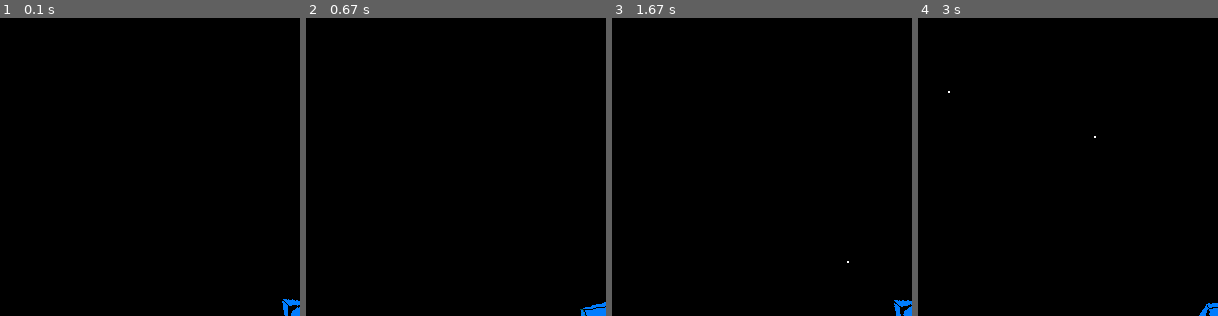
Above: before the commit, frames 1-4 (left to right).
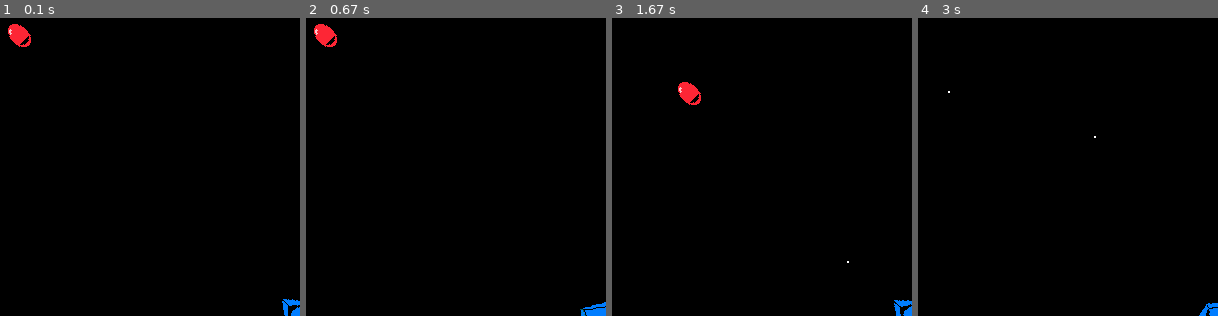
Above: after the commit, the same moments.

Repository: pathunstrom/Pygotham-Pygame
Game: pygame game, started from sample/main.py
Two runs of this game, one before a commit and one after it. Both use one fixed random seed, a clock stepped at 60 frames per second and the inputs below. The source is Python 2; it was converted automatically to run under Python 3.
Inputs (mouse positions are % of the whole screen's width and height, from its top left):
- Up to frame 1 (0.1 s): no input
- Up to frame 2 (0.67 s): click (82, 47) at 0.38 s
- Up to frame 3 (1.67 s): click (60, 72) at 0.72 s; click (86, 85) at 1.05 s; click (26, 30) at 1.38 s
- Up to frame 4 (3 s): click (50, 62) at 1.72 s; click (36, 29) at 2.05 s; click (85, 76) at 2.38 s; click (18, 60) at 2.72 s
The pictures show only the part of the screen within x 0-50%, y 0-50%; the shares and areas given below are measured in that part.

The runs differ from the first frame. In frame 1, 0.4% of the frame differs, in the area x 2-11%, y 2-10%; in frame 2, 0.4%; in frame 3, 0.4%; in frame 4, nothing differs.

Commit message:
Added information to slides. Added Enemy example. Added image to slides.

Diff:
--- a/sample/main.py
+++ b/sample/main.py
@@ -13,7 +13,9 @@
     player = pygame.sprite.GroupSingle()
     player_shots = pygame.sprite.Group()
     baddies = pygame.sprite.Group()
+
     sprite.Player(display_area, pygame.K_w, player)
+    sprite.Enemy((20, 20), player.sprite, display_area, baddies)
     display.blit(sprite.player_image, (0, 0))
 
     def stop():
@@ -31,11 +33,13 @@
                 player.sprite.fire(player_shots, baddies)
         player.update(time)
         player_shots.update(time)
+        baddies.update(time)
 
         # Draw
         display.fill((0, 0, 0))
         player.draw(display)
         player_shots.draw(display)
+        baddies.draw(display)
 
         pygame.display.update()
 
--- a/sample/sprite.py
+++ b/sample/sprite.py
@@ -10,6 +10,7 @@
 player_image = image.load("images/player_ship.png")
 enemy_image = image.load("images/enemy_ship.png")
 
+ENEMY_FOCUS = .25
 
 def init(display):
     player_image.convert(display)
@@ -79,22 +80,65 @@
                player_shots)
 
 
-
-
-
 class Enemy(sprite.Sprite):
 
-    def __init__(self, spawnpoint, player, *groups):
+    def __init__(self, spawnpoint, player, area, *groups):
         super(Enemy, self).__init__(*groups)
         self.image = enemy_image.copy()
         self.rect = self.image.get_rect()
         self.player = player
+        self.area = area
         self.x, self.y = spawnpoint
-        self.facing = 0, 1
-        self.velocity = 0, 0
+        self.target = area.center
+        self.rect.center = int(self.x), int(self.y)
+        target = self.target[0] - self.x, self.target[1] - self.y
+        length = math.hypot(*target)
+        self.velocity = target[0] / length * 10.0, target[1] / length * 10.0
+        self.focus = ENEMY_FOCUS
+        self.accel = 100
 
     def update(self, time):
-        pass
+        # Move
+        old_position = self.x, self.y
+        self.x += self.velocity[0] * time
+        self.y += self.velocity[1] * time
+        facing = self.x - old_position[0], self.y - old_position[1]
+        self.image = pygame.transform.rotate(enemy_image, math.degrees(math.atan2(*facing)))
+        self.rect = self.image.get_rect()
+        self.rect.center = int(self.x), int(self.y)
+        # If off screen, move to other side
+        if self.rect.bottom < self.area.top:
+            self.rect.top = self.area.bottom
+        elif self.rect.top > self.area.bottom:
+            self.rect.bottom = self.area.top
+
+        if self.rect.right < self.area.left:
+            self.rect.left = self.area.right
+        elif self.rect.left > self.area.right:
+            self.rect.right = self.area.left
+
+        self.x, self.y = self.rect.center
+
+
+        # Decrement focus
+
+        self.focus += -time
+        print self.focus
+
+        # Choose new Target
+        if self.focus <= 0:
+            self.target = self.player.rect.center
+            self.focus = ENEMY_FOCUS
+
+        new_x = self.target[0] - self.x
+        new_y = self.target[1] - self.y
+        length = math.hypot(new_x, new_y)
+        acceleration = new_x / length * self.accel * time, new_y / length * self.accel * time
+        self.velocity = self.velocity[0] + acceleration[0], self.velocity[1] + acceleration[1]
+
+        speed = math.hypot(*self.velocity)
+        if speed > 300:
+            self.velocity = self.velocity[0] / speed * 300.0, self.velocity[1] / speed * 300.0
 
 
 class Bullet(sprite.Sprite):
Binary file added: presentation/images/square.png
Not shown, changed: presentation/presentation.html
